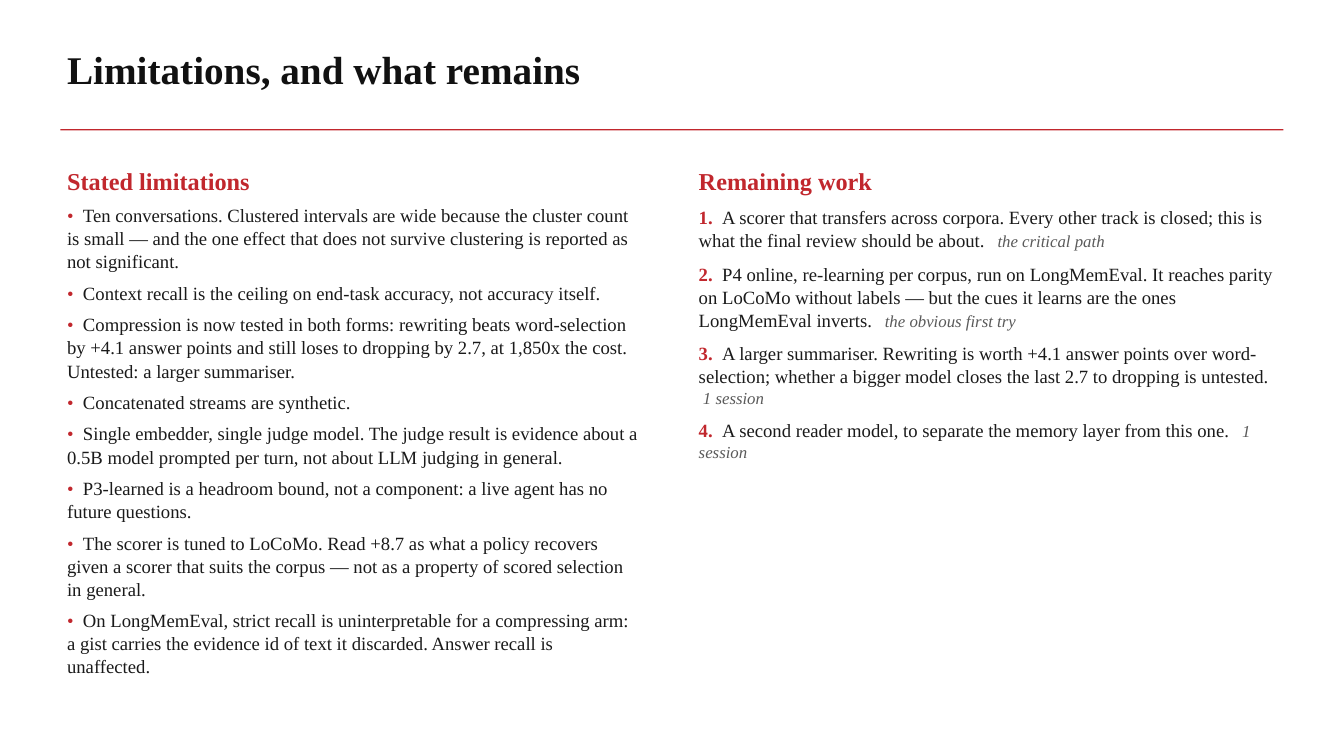
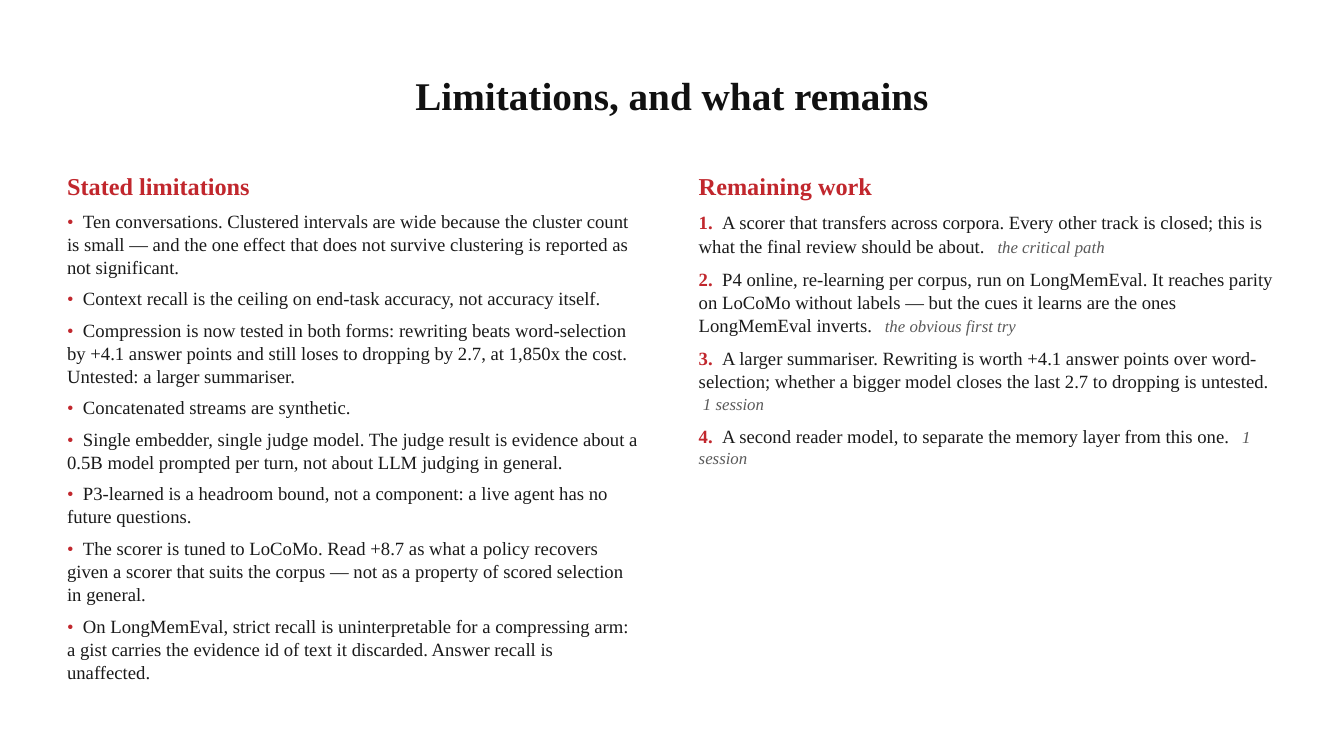
Before and after one commit to ruthme1ster/MemGate, a slide deck: slide 25 of MemGate_Capstone_Review2_NMIMS.pptx. Drawn at 1344x756 pixels with LibreOffice and Linux fonts; fonts in the diff are those of the drawing; background and template pictures are left out. Boxes give left, top, right and bottom in pixels: in the first picture for what was removed or moved away, otherwise in the second. Text is boxed around its words. In the diff, an @@ line names an element or a change of style, - is before the commit and + after.

```diff
--- a/MemGate_Capstone_Review2_NMIMS.pptx
+++ b/MemGate_Capstone_Review2_NMIMS.pptx
@@ text "Limitations, and what remains": place and size @@
-text "Limitations, and what remains" at bbox=[67, 56, 580, 90]
+text "Limitations, and what remains" at bbox=[415, 82, 928, 116]
@@ text "Limitations, and what remains" at bbox=[415, 82, 928, 116]: alignment left to centre; vertical alignment top to middle @@
@@ rectangle removed at bbox=[60, 129, 1284, 130] @@
@@ text "Stated limitations": place and size @@
-text "Stated limitations" at bbox=[67, 173, 637, 673]
+text "Stated limitations" at bbox=[67, 178, 637, 679]
@@ text "Remaining work": place and size @@
-text "Remaining work" at bbox=[699, 173, 1273, 458]
+text "Remaining work" at bbox=[699, 178, 1273, 464]
```
Also in this commit, not shown: 29 other slides changed, 3 other files.
